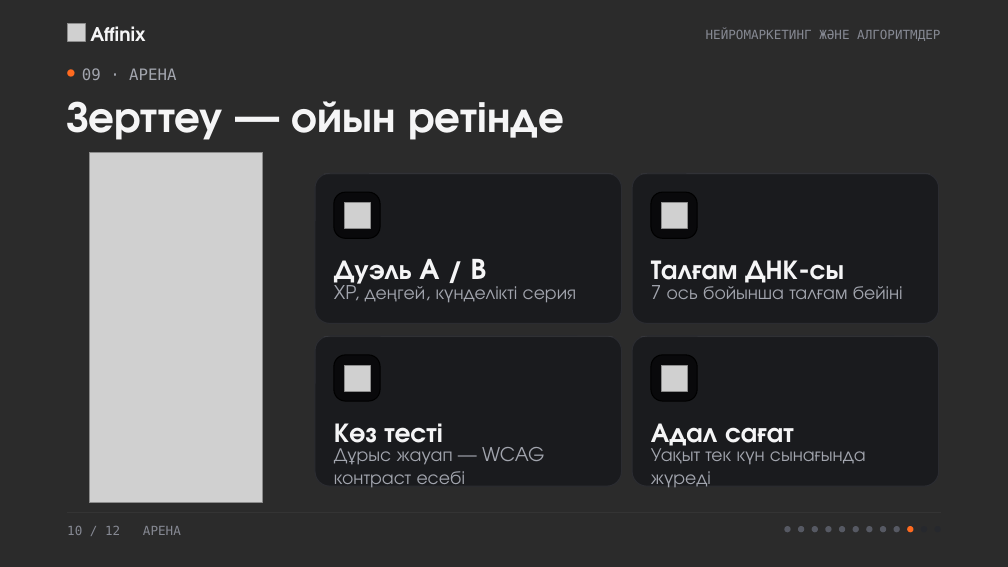
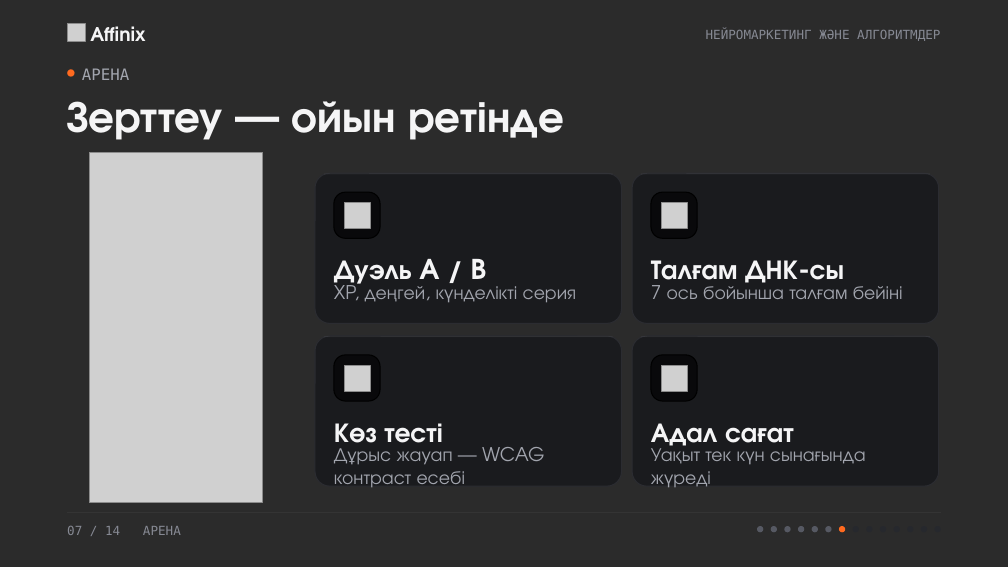
Before and after one commit to NUREKE178/affinix, a slide deck: slide 7 of presentation/neuromarketing/neuromarketing.pptx (slide 10 before the commit). Drawn at 1008x567 pixels with LibreOffice and Linux fonts; fonts in the diff are those of the drawing; grey boxes stand for pictures; background and template pictures are left out; a plain dark background stands for a picture behind light text. Boxes give left, top, right and bottom in pixels: in the first picture for what was removed or moved away, otherwise in the second. Text is boxed around its words. In the diff, an @@ line names an element or a change of style, - is before the commit and + after.

```diff
--- a/presentation/neuromarketing/neuromarketing.pptx
+++ b/presentation/neuromarketing/neuromarketing.pptx
@@ text at [82,68,129,80]: text changed @@
-09 · АРЕНА
+АРЕНА
@@ text at [67,526,181,535]: text changed @@
-10 / 12 АРЕНА
+07 / 14 АРЕНА
@@ ellipse: place and size @@
-ellipse at [853,526,859,532]
+ellipse at [757,526,763,532]
@@ ellipse: place and size @@
-ellipse at [839,526,845,532]
+ellipse at [771,526,777,532]
@@ ellipse: place and size @@
-ellipse at [907,526,913,532]
+ellipse at [839,526,845,532]
@@ ellipse added at [853,526,859,532], fill #26282D @@
@@ fill #565963 to #26282D in 3 elements at [867,526,873,532], [880,526,886,532], [894,526,900,532] @@
@@ ellipse added at [907,526,913,532], fill #26282D @@
```
Also in this commit, not shown: 11 other slides changed, 2 slides added, 7 other files.
